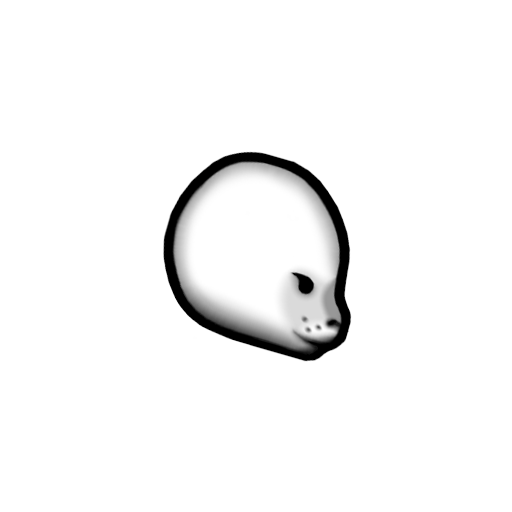
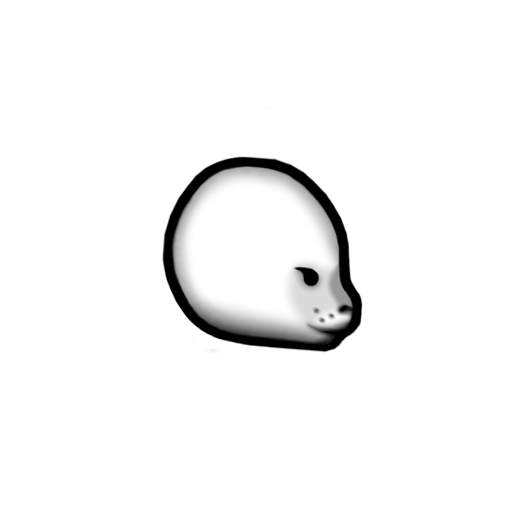
Revision of a layered w=512, h=512 image; what changed, layer by layer:
painted on "Female_Average_Normal_east" (1st of 2) over [162, 106, 363, 362]